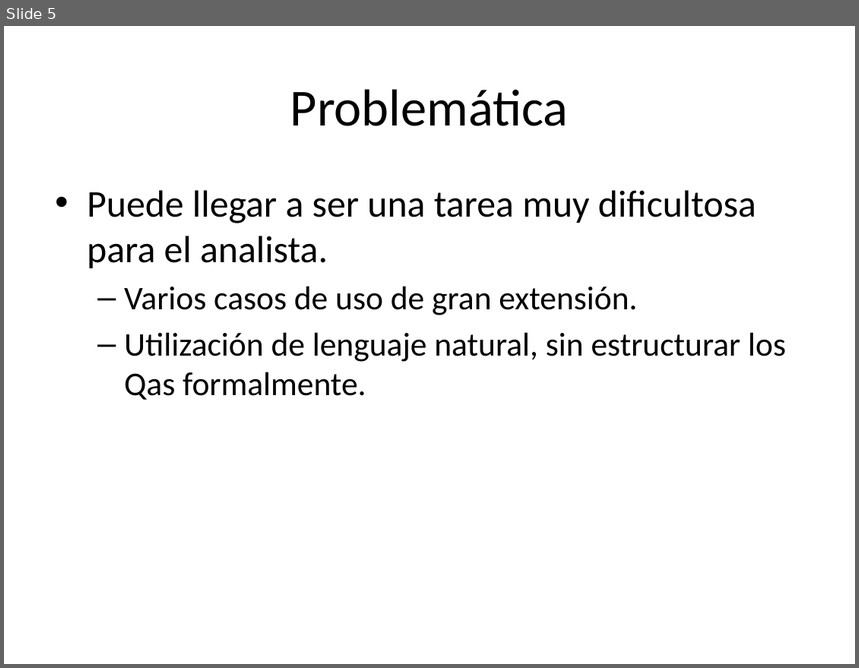
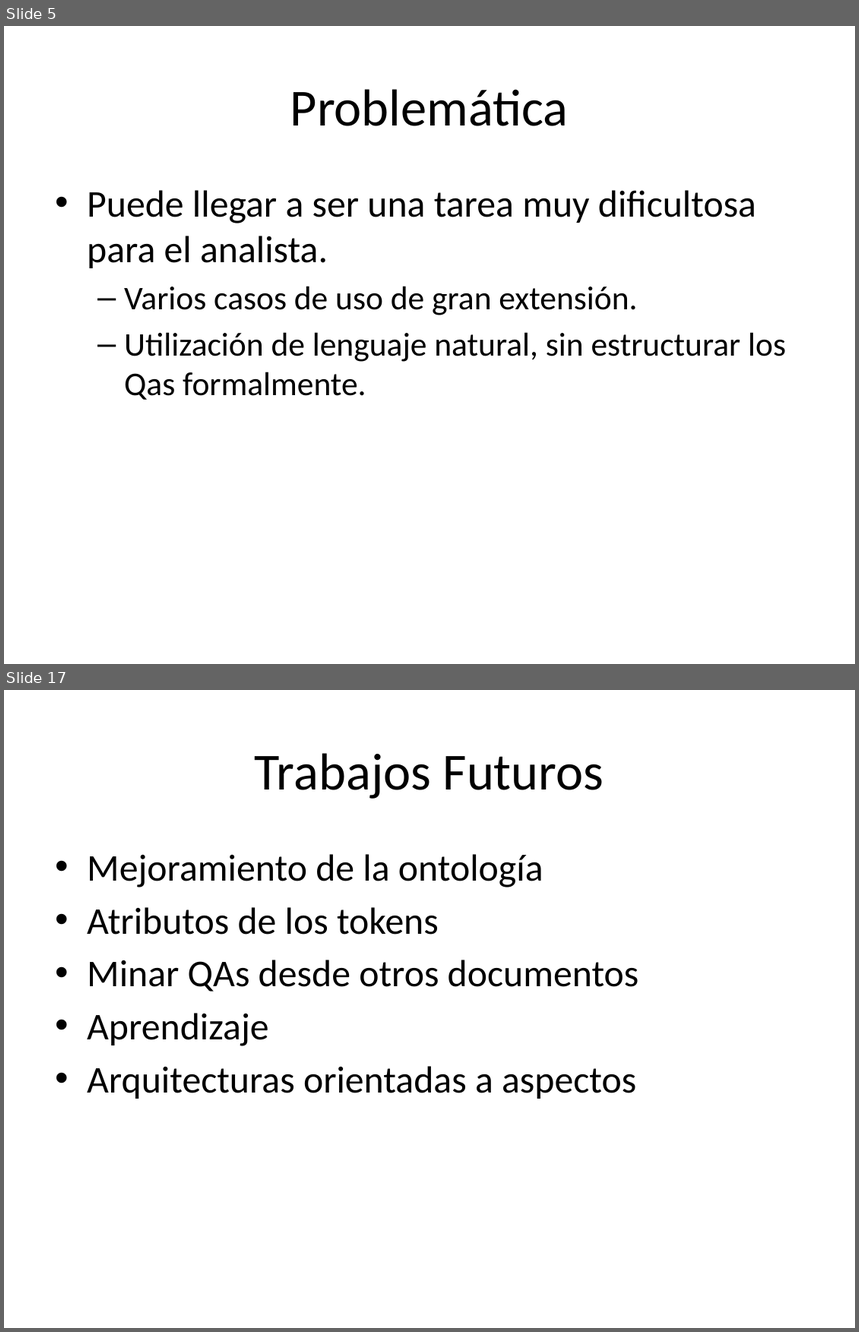
Before and after one commit to alejandrorago/qatesis2, a slide deck: Capitulos Finales/filiminasPeladas.pptx. Shown one above the other, each under a label of ours: slide 5 before the commit, slides 5 and 17 after it; the slides between them are not shown. The pictures are 859x668 and 859x1332 pixels, drawn with LibreOffice and Linux fonts; fonts in the diff are those of the drawing. Boxes give left, top, right and bottom in pixels: in the first picture for what was removed or moved away, otherwise in the second. Text is boxed around its words. In the diff, an @@ line names an element or a change of style, - is before the commit and + after.

```diff
--- a/Capitulos Finales/filiminasPeladas.pptx
+++ b/Capitulos Finales/filiminasPeladas.pptx
@@ slide 17 added at (x1=4, y1=690, x2=855, y2=1328), background #FFFFFF @@
@@ title added at (x1=255, y1=753, x2=604, y2=799), 44 pt, text #000000 @@
+Trabajos Futuros
@@ text added at (x1=87, y1=854, x2=639, y2=1099), 32 pt, text #000000 @@
+• Mejoramiento de la ontología
+• Atributos de los tokens
+• Minar QAs desde otros documentos
+• Aprendizaje
+• Arquitecturas orientadas a aspectos
```
Also in this commit, not shown: 5 slides changed, 11 other slides added, 2 slides removed.
